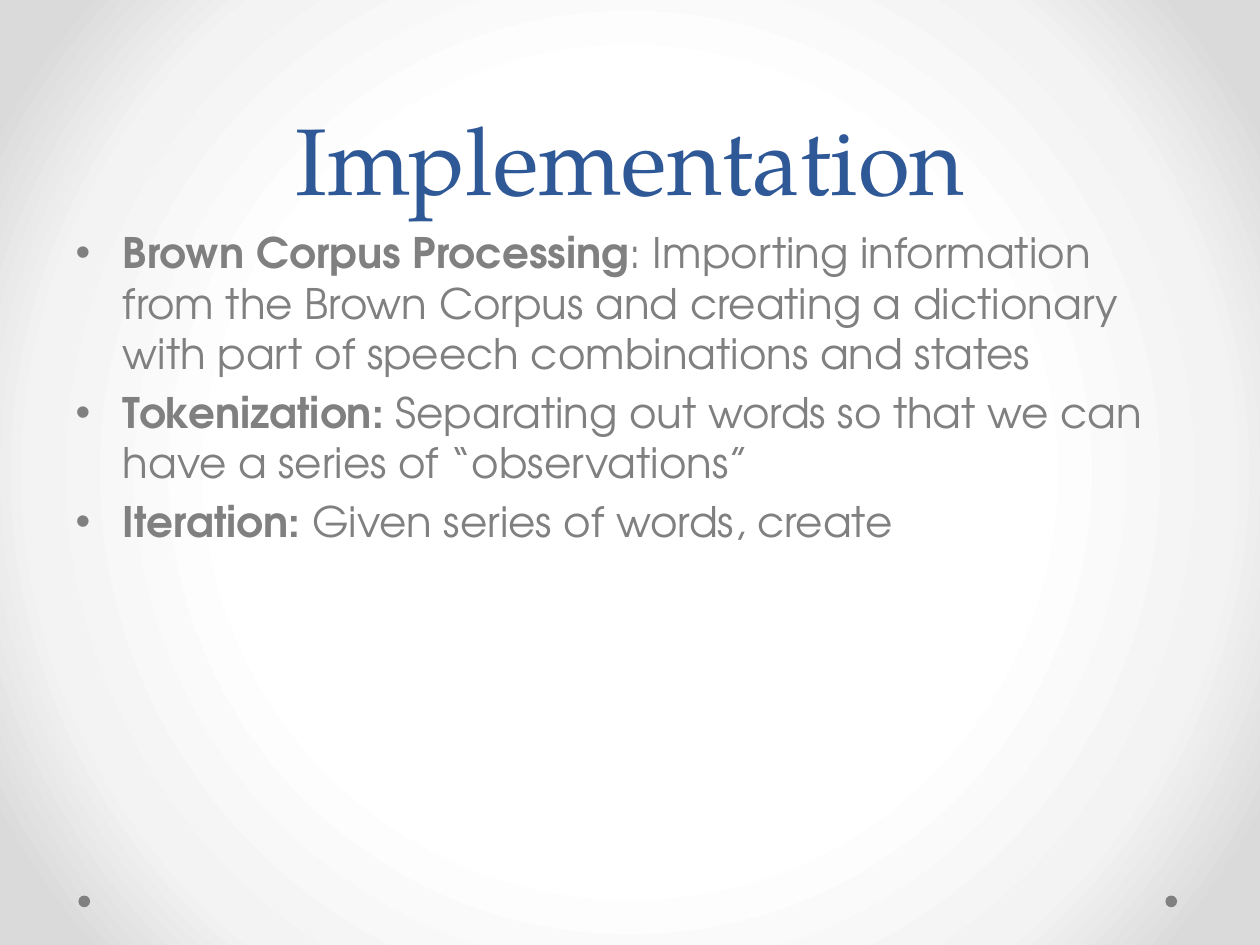
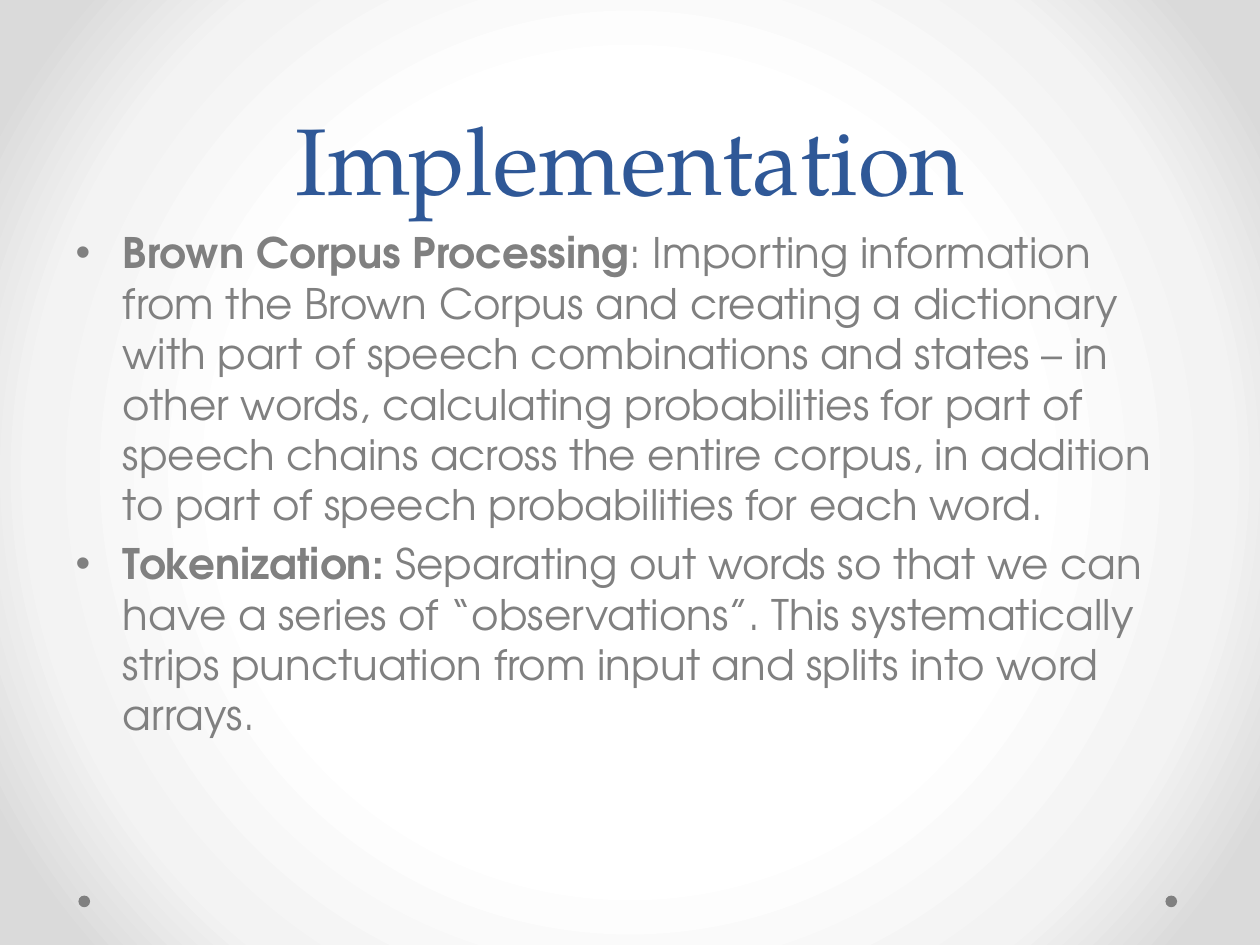
Before and after one commit to JessJKitty/CS51-Doge, a slide deck: slide 7 of Doge_presentation.pptx. Drawn at 1260x945 pixels with LibreOffice and Linux fonts; fonts in the diff are those of the drawing. Boxes give left, top, right and bottom in pixels: in the first picture for what was removed or moved away, otherwise in the second. Text is boxed around its words. In the diff, an @@ line names an element or a change of style, - is before the commit and + after.

```diff
--- a/Doge_presentation.pptx
+++ b/Doge_presentation.pptx
@@ text at [123, 236, 1150, 738]: text changed @@
-• Brown Corpus Processing: Importing information from the Brown Corpus and creating a dictionary with part of speech combinations and states
-• Tokenization: Separating out words so that we can have a series of “observations”
-• Iteration: Given series of words, create
+• Brown Corpus Processing: Importing information from the Brown Corpus and creating a dictionary with part of speech combinations and states – in other words, calculating probabilities for part of speech chains across the entire corpus, in addition to part of speech probabilities for each word.
+• Tokenization: Separating out words so that we can have a series of “observations”. This systematically strips punctuation from input and splits into word arrays.
```
Also in this commit, not shown: 2 slides added, 3 other files.
